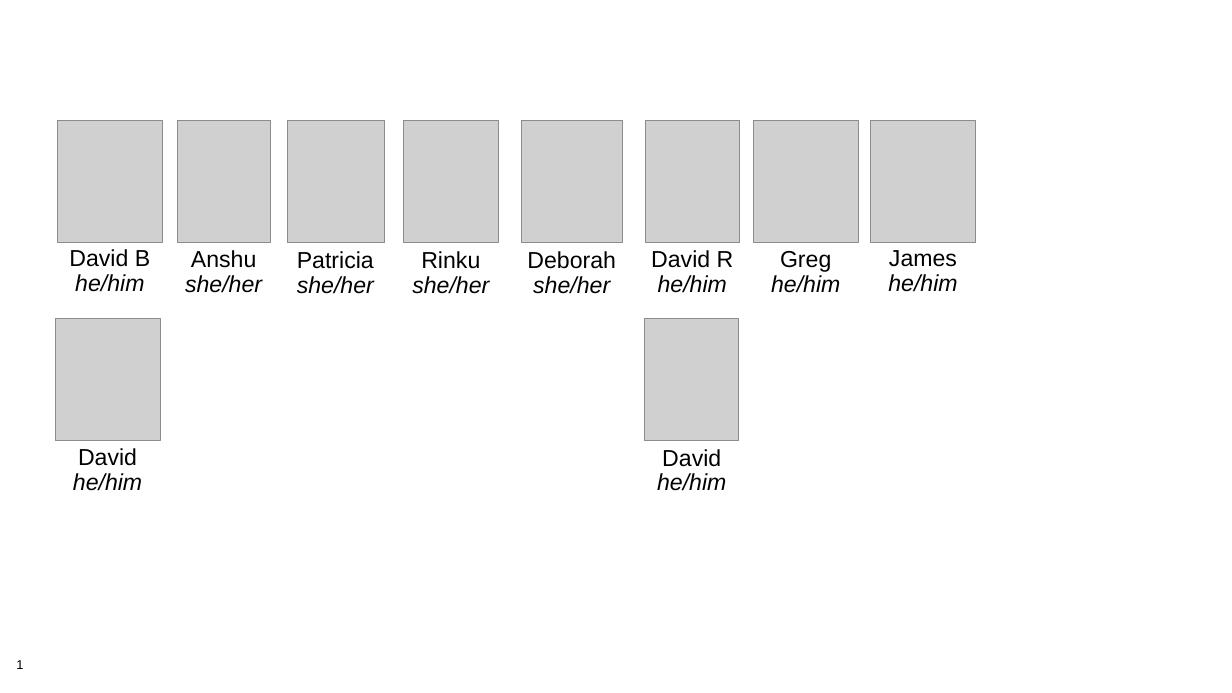
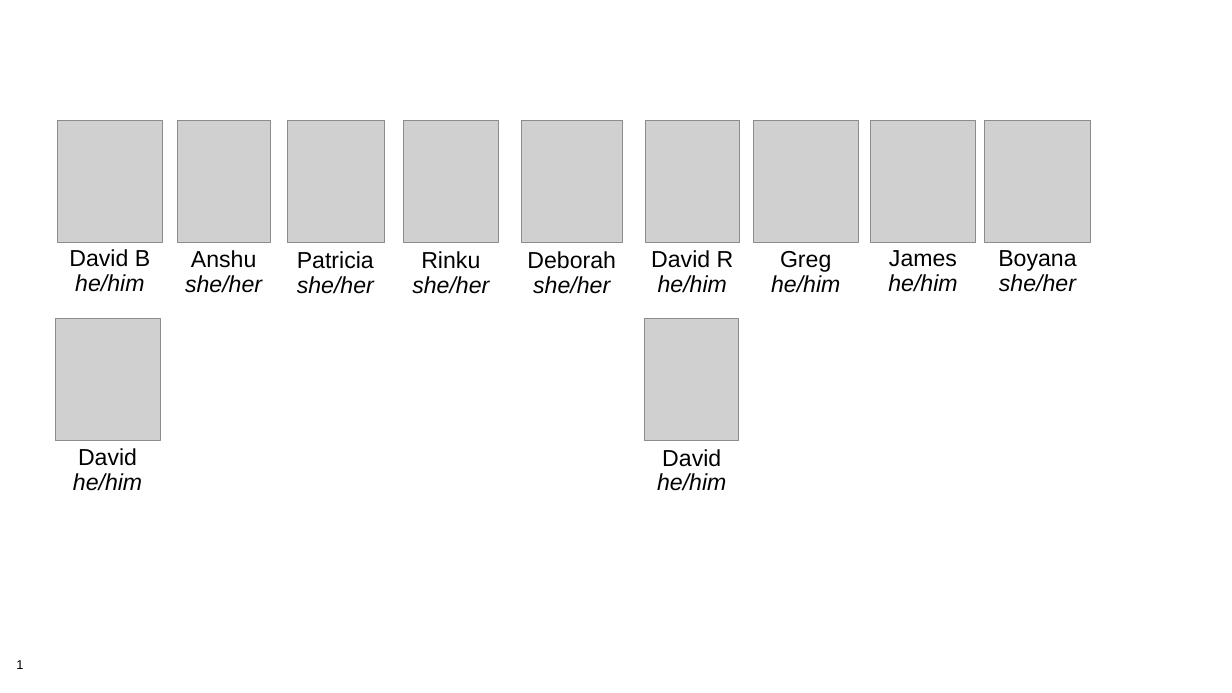
Before and after one commit to bssw-tutorial/presentations, a slide deck: slide 1 of head-shots/gallery.pptx. Drawn at 1232x693 pixels with LibreOffice and Linux fonts; fonts in the diff are those of the drawing; grey boxes stand for pictures; background and template pictures are left out. Boxes give left, top, right and bottom in pixels: in the first picture for what was removed or moved away, otherwise in the second. Text is boxed around its words. In the diff, an @@ line names an element or a change of style, - is before the commit and + after.

Commit message:
Add Boyana's head shot

```diff
--- a/head-shots/gallery.pptx
+++ b/head-shots/gallery.pptx
@@ picture added at [984,120,1091,242] @@
@@ text added at [998,250,1076,292], 18 pt, text #000000, italic @@
+Boyana
+she/her
```
Also in this commit, not shown: 1 other file.
